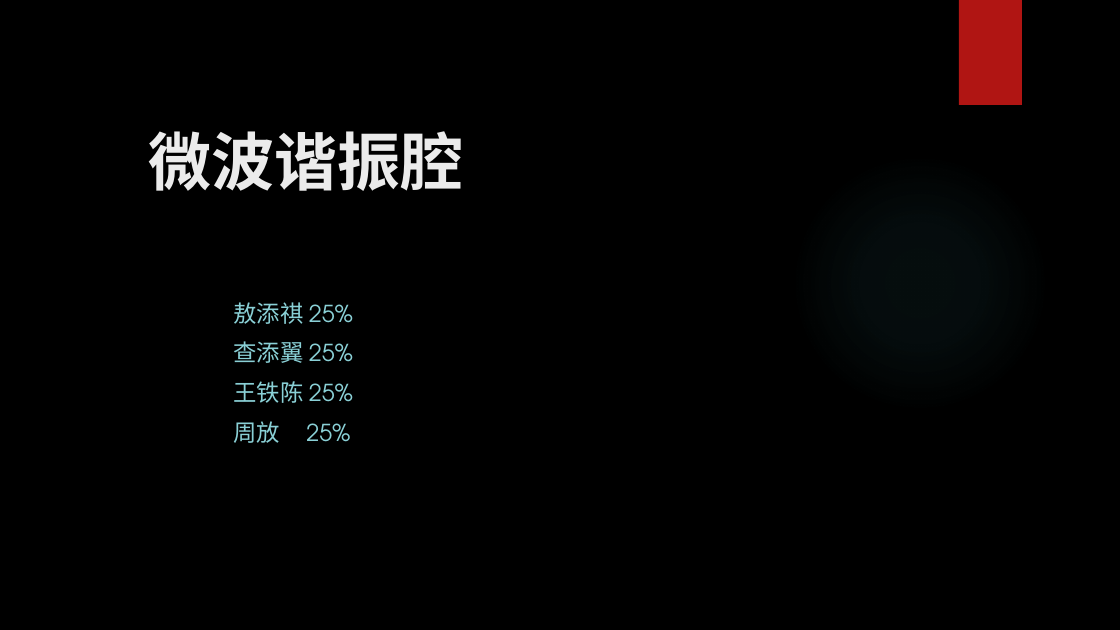
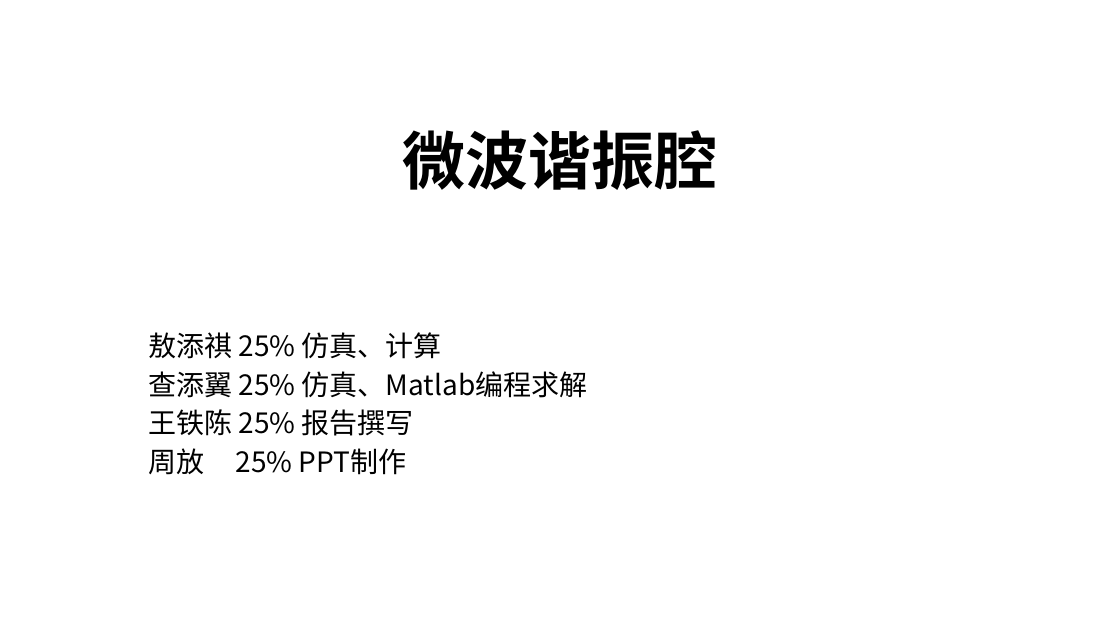
Before and after one commit to ddomax/presentation, a slide deck: slide 1 of 微波谐振腔.pptx. Drawn at 1120x630 pixels with LibreOffice and Linux fonts; fonts in the diff are those of the drawing; background and template pictures are left out. Boxes give left, top, right and bottom in pixels: in the first picture for what was removed or moved away, otherwise in the second. Text is boxed around its words. In the diff, an @@ line names an element or a change of style, - is before the commit and + after.

```diff
--- a/微波谐振腔.pptx
+++ b/微波谐振腔.pptx
@@ background picture (left out) to #FFFFFF @@
@@ rectangle removed at [959,0,1022,105] @@
@@ title "微波谐振腔" at [402,130,717,190]: text colour #EBEBEB to #000000; alignment left to centre; line spacing 1 to 0.9 @@
@@ ellipse removed at [791,154,1049,413] @@
@@ subtitle at [148,332,588,475]: text changed; size 20 to 24 pt; font TeX Gyre Adventor to Noto Sans CJK SC; text colour #8AD0D6 to #000000 @@
-敖添祺 25%
-查添翼 25%
-王铁陈 25%
-周放 25%
+敖添祺 25% 仿真、计算
+查添翼 25% 仿真、Matlab编程求解
+王铁陈 25% 报告撰写
+周放 25% PPT制作
```
Also in this commit, not shown: 15 other slides changed, 2 slides added, 1 slide removed, 1 other file.
